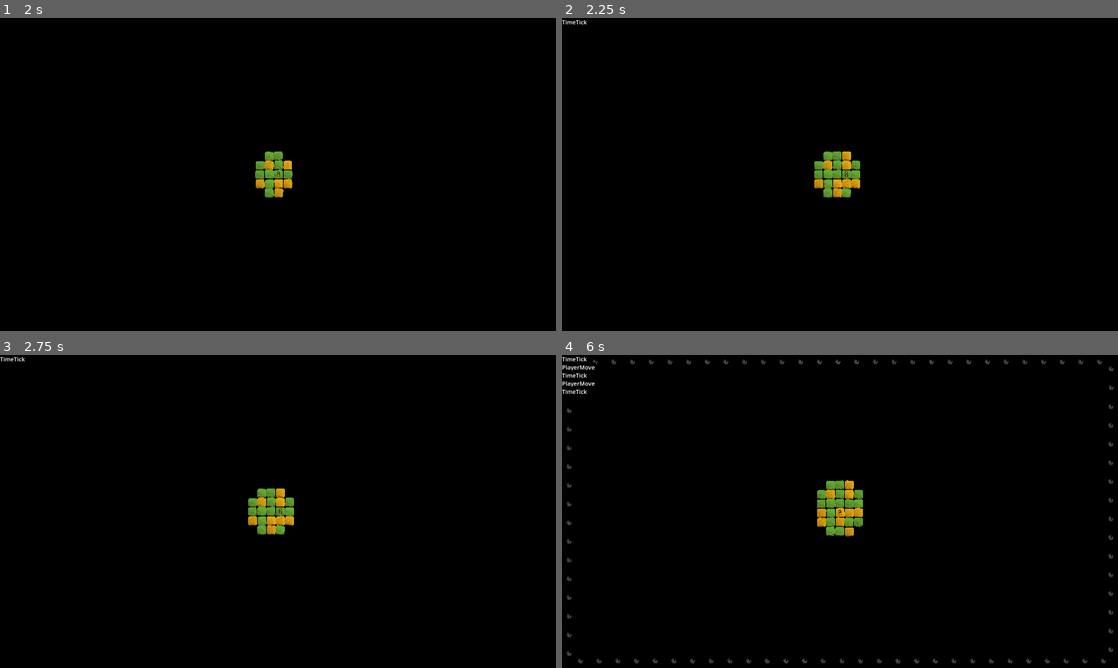
Above: before the commit, frames 1-4 (two rows, left to right).
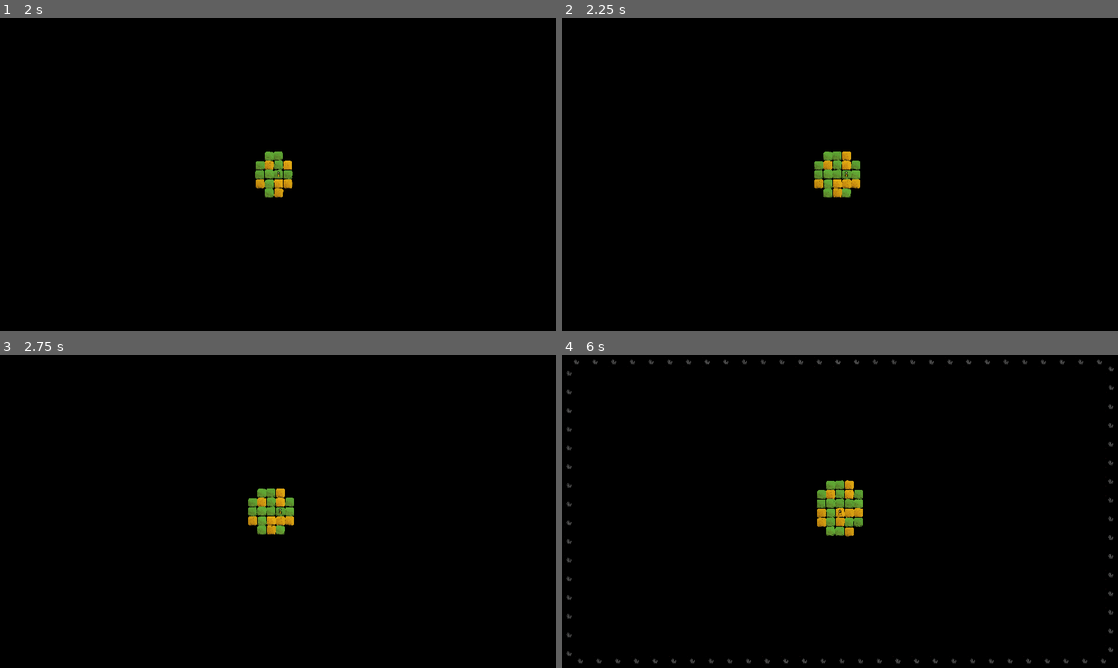
Above: after the commit, the same moments.

Repository: arrayewhy/Worlds
Game: Godot game, scene res://Scenes/Main.tscn
Same seed, same stepped clock (60 frames per second), same inputs: the game is played once before the commit and once after it.
Inputs (mouse positions are in pixels of both pictures, inside the frame that each line leads up to):
- Up to frame 1 (2 s): tap Enter (Enter) at 0.5, 0.6 s; move the mouse to (400, 158) at 0.52 s; hold D (Right) 0.53-1.25 s; click (400, 158) at 0.67 s; drag from (166, 190) to (250, 237) at 1.27 s
- Up to frame 2 (2.25 s): tap Space at 2 s; move the mouse to (895, 105) at 2.02 s; hold D (Right) from 2.03 s (still down); hold ` (Tilde) from 2.03 s (still down)
- Up to frame 3 (2.75 s): keep holding D (Right); keep holding ` (Tilde)
- Up to frame 4 (6 s): release D (Right) at 2.75 s; release ` (Tilde) at 2.75 s; drag from (812, 574) to (673, 464) at 2.77 s; move the mouse to (1006, 558) at 3.52 s; hold A (Left) 3.53-4.25 s; tap O at 3.6 s; drag from (673, 464) to (756, 433) at 4.27 s; tap Enter (Enter) at 5 s; move the mouse to (867, 511) at 5.02 s; hold S (Down) 5.03-5.75 s; tap Shift at 5.1 s; click (867, 511) at 5.17 s; drag from (756, 433) to (728, 527) at 5.77 s

Frame 1 is identical in both runs. In frame 2, less than 0.1% of the frame differs, in the area x 0-5%, y 0-3%; in frame 3, less than 0.1%; in frame 4, 0.3%, in the area x 0-7%, y 0-13%.

Commit message:
Fix [Bug: Signal Callable firing multiple times]
Only connect Active Interactions to World.TimeTick, and disconnect them when NOT active (InteractionMaster.Type.NULL).

Diff:
--- a/worlds/Scripts/Autoloads/World.gd
+++ b/worlds/Scripts/Autoloads/World.gd
@@ -24,14 +24,12 @@
 
 func SpawnBiomes_AroundPlayer(currGPos:Vector2i, prevGPos:Vector2i) -> void:
 	playerGridPos = currGPos;
-	InGameDebugger.Say("PlayerMove");
 	SpawnBiomesAroundPlayer.emit(currGPos, prevGPos);
 
 func SpawnBiomes_Around(gPos:Vector2i) -> void:
 	SpawnBiomes.emit(gPos);
 
 func Advance_Time() -> void:
-	InGameDebugger.Say("TimeTick")
 	TimeTick.emit();
 
 # Functions: World Size ----------------------------------------------------------------------------------------------------
--- a/worlds/Scripts/Interactions/Interaction-Updater.gd
+++ b/worlds/Scripts/Interactions/Interaction-Updater.gd
@@ -1,26 +1,13 @@
 extends Node;
 
-func _ready() -> void:
-	World.TimeTick.connect(On_WorldTick);
-	await get_tree().process_frame;
-
-	#InGameDebugger.Say(get_incoming_connections().size());
-	#for i in get_incoming_connections().size():
-		#InGameDebugger.Say(get_incoming_connections()[i].callable);
-	#InGameDebugger.Say("\n-\n");
-
 func On_WorldTick() -> void:
-	if get_parent().Get_Interaction() == InteractionMaster.Type.NULL:
-		return;
-
-	# Why is this firing multiple times?
-
-	InGameDebugger.Say("Update", true);
 	match(get_parent().Get_Interaction()):
 		InteractionMaster.Type.Fish:
 			Update_Fish();
 
 func Update_Fish() -> void:
+
+	InGameDebugger.Say(str("Updating: ", InteractionMaster.Type.keys()[get_parent().Get_Interaction()]), true);
 
 	var gPos:Vector2i = get_parent().Get_GridPosition();
 	var surroundings:Array[Vector2i] = GridPos_Utils.Occupieds_Around(gPos, 1, true);
@@ -50,10 +37,19 @@
 	if waters.size() == 0:
 		return;
 
-	var targPos:Vector2i = waters.pick_random();
-	#InGameDebugger.Say(str(get_parent().Get_GridPosition(), targPos), true)
-	#InGameDebugger.Say("\n")
-	get_parent().Set_Interaction(InteractionMaster.Type.NULL);
-	get_parent().Vanish(4);
+	var targGPos:Vector2i = waters.pick_random();
 
-	World.Get_BiomeObject(targPos).Spawn_Interaction(InteractionMaster.Type.Fish);
+	get_parent().Disable_Interaction(4);
+
+	Disconnect_TimeTick();
+
+	# Spawn Interaction through Target Biome Object
+	World.Get_BiomeObject(targGPos).Spawn_Interaction(InteractionMaster.Type.Fish);
+
+# Functions: Signals ----------------------------------------------------------------------------------------------------
+
+func Connect_TimeTick() -> void:
+	World.TimeTick.connect(On_WorldTick);
+
+func Disconnect_TimeTick() -> void:
+	World.TimeTick.disconnect(On_WorldTick);
--- a/worlds/Scripts/Interactions/Interaction.gd
+++ b/worlds/Scripts/Interactions/Interaction.gd
@@ -3,6 +3,7 @@
 # Components
 var fader:Node;
 var sprite:Sprite2D;
+var updater:Node;
 # Variables
 var currInteraction:InteractionMaster.Type = InteractionMaster.Type.NULL;
 
@@ -11,12 +12,13 @@
 	# Initialise Compenents
 	fader = $Fader;
 	sprite = $"Interaction-Sprite";
+	updater = $Updater;
 
 	if interType == InteractionMaster.Type.NULL:
 
 		match randi_range(0, 1):
 			0:
-				Set_Interaction(InteractionMaster.Type.NULL);
+				Disable_Interaction(0);
 				return;
 			1:
 				Spawn_RandomInteraction(biomeType);
@@ -38,7 +40,7 @@
 		if InteractionMaster.InteractionsWith_IncreasingChance().has(interType):
 			World.Increase_Chance(interType);
 
-		Set_Interaction(InteractionMaster.Type.NULL);
+		Disable_Interaction(0);
 		return;
 
 	# We still check for Water Biomes here because random combinations
@@ -67,20 +69,33 @@
 				InGameDebugger.Say("Spawn: Boat");
 				return;
 
-	Set_Interaction(InteractionMaster.Type.NULL);
+	Disable_Interaction(0);
 	return;
 
 func Should_Spawn(interType:InteractionMaster.Type) -> bool:
 	return randi_range(0, World.Get_Chance(interType)) == 0;
 
 func Spawn(interType:InteractionMaster.Type, resetChance:bool = false) -> void:
-	Set_Interaction(interType);
-	Update_Sprite(interType);
-	Appear();
+	Enable_Interaction(interType);
 	if resetChance:
 		World.Reset_Chance(interType);
 
 # [ 2 / 4 ] Functions: Get Set Interaction ----------------------------------------------------------------------------------------------------
+
+func Enable_Interaction(interType:InteractionMaster.Type) -> void:
+	Set_Interaction(interType);
+	Update_Sprite(interType);
+	Appear();
+	# Hook up the Interaction Updater in the next frame to
+	# prevent it from updating as soon as it's connected.
+	await get_tree().process_frame;
+	updater.Connect_TimeTick();
+
+func Disable_Interaction(vanishSpd:float = 2) -> void:
+	Set_Interaction(InteractionMaster.Type.NULL);
+	if vanishSpd == 0:
+		return;
+	Vanish(vanishSpd);
 
 func Set_Interaction(type:InteractionMaster.Type) -> void:
 	currInteraction = type;
Not shown, changed: worlds/Misc/Notes.txt
